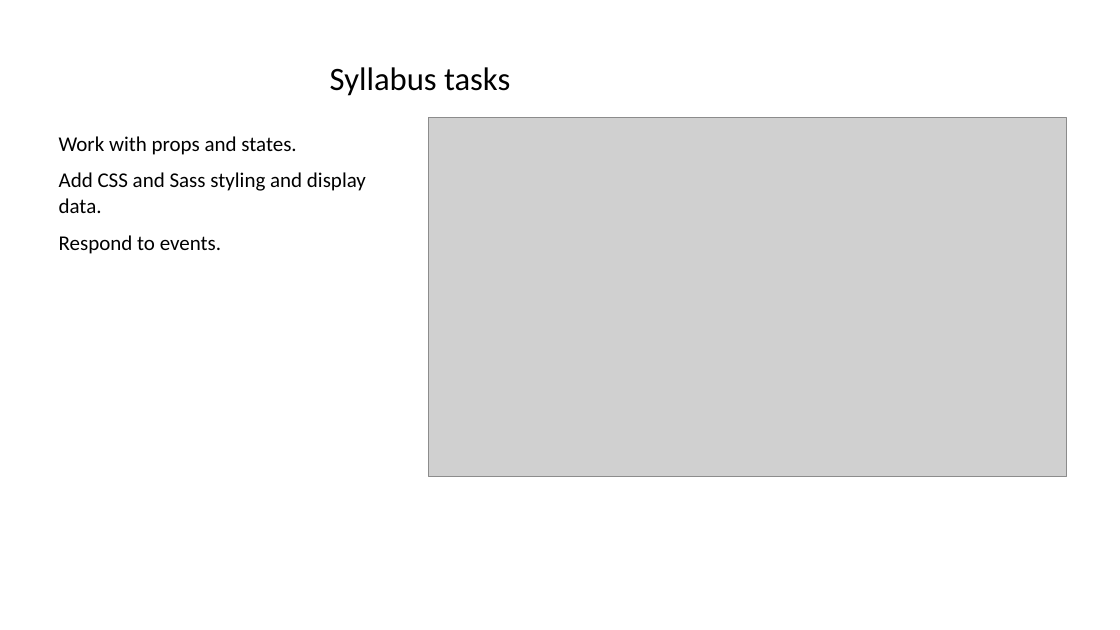
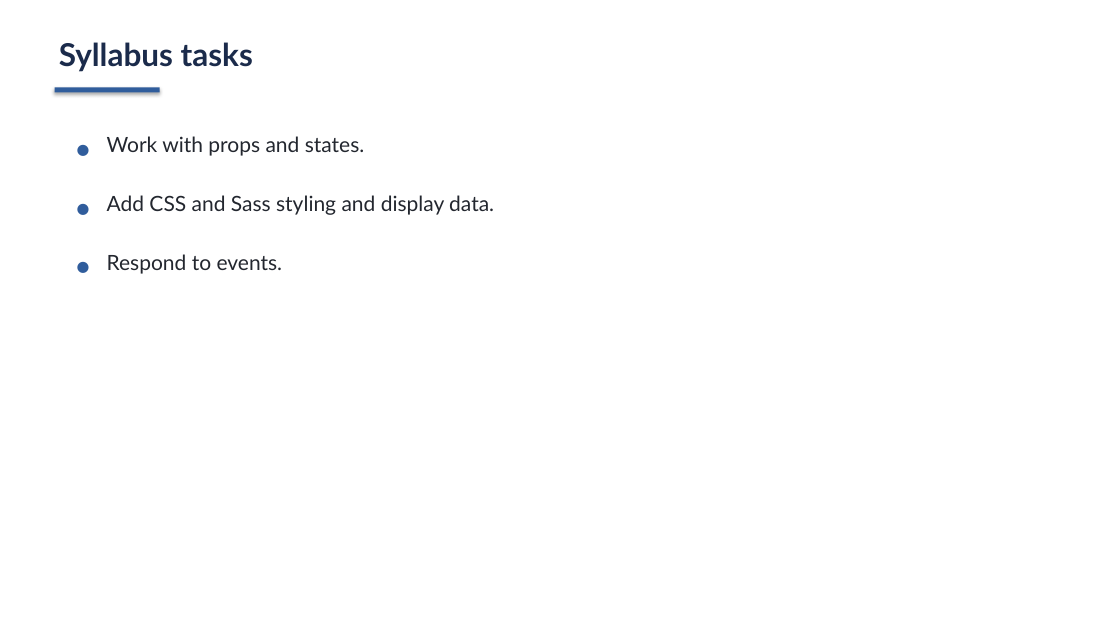
Before and after one commit to shiva31rama-cell/FSD2-LAB-SYLLABUS, a slide deck: slide 2 of PPTs/06_ReactJS_Props_State_Styles_and_Events.pptx. Drawn at 1120x630 pixels with LibreOffice and Linux fonts; fonts in the diff are those of the drawing; grey boxes stand for pictures. Boxes give left, top, right and bottom in pixels: in the first picture for what was removed or moved away, otherwise in the second. Text is boxed around its words. In the diff, an @@ line names an element or a change of style, - is before the commit and + after.

```diff
--- a/PPTs/06_ReactJS_Props_State_Styles_and_Events.pptx
+++ b/PPTs/06_ReactJS_Props_State_Styles_and_Events.pptx
@@ rectangle added at (0, 0, 1120, 630), fill #FFFFFF @@
@@ text "Syllabus tasks": place and size @@
-text "Syllabus tasks" at (330, 67, 510, 96)
+text "Syllabus tasks" at (59, 42, 253, 72)
@@ text "Syllabus tasks" at (59, 42, 253, 72): size 28 to 27 pt, font Calibri to Lato, text colour #000000 to #1B2B4B, bold on; alignment centre to left @@
@@ rectangle added at (55, 87, 160, 92), fill #305D9C @@
@@ picture removed at (429, 118, 1067, 477) @@
@@ text at (59, 136, 296, 155): paragraph removed @@
-Work with props and states.
@@ text added at (71, 130, 98, 164), 22 pt, text #305D9C, bold @@
+•
@@ text added at (107, 136, 365, 156), 18 pt, text #23272F @@
+Work with props and states.
@@ text added at (71, 189, 98, 223), 22 pt, text #305D9C, bold @@
+•
@@ text "Add CSS and Sass styling ...": place and size @@
-text "Add CSS and Sass styling ..." at (59, 136, 366, 254)
+text "Add CSS and Sass styling ..." at (107, 195, 494, 215)
@@ text "Add CSS and Sass styling ..." at (107, 195, 494, 215): font Calibri to Lato, text colour #000000 to #23272F; less space between paragraphs @@
@@ text at (59, 235, 221, 254): paragraph removed @@
-Respond to events.
@@ text added at (71, 248, 98, 281), 22 pt, text #305D9C, bold @@
+•
@@ text added at (107, 254, 283, 274), 18 pt, text #23272F @@
+Respond to events.
```
Also in this commit, not shown: 3 other slides changed, 4 slides added, 3 slides removed, 49 other files.
